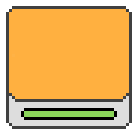
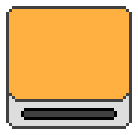
Layer changes from the first 138px x 135px image to the second:
hid "playing" over (x1=24, y1=111, x2=114, y2=117)
